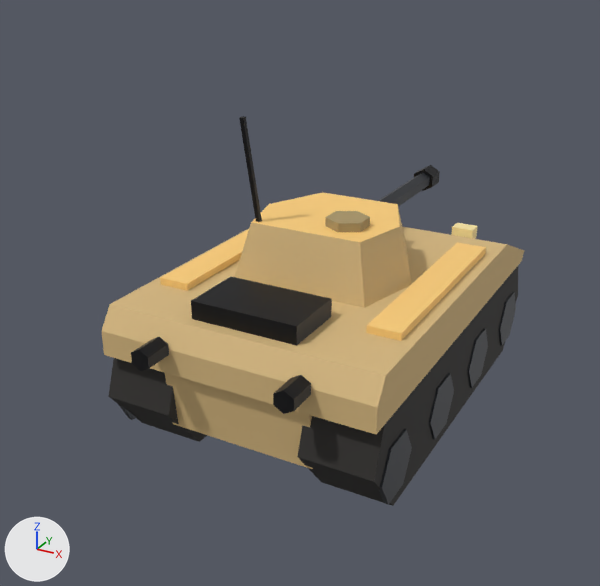
The glTF model assets/models/ironbound/units/tank_light.glb, before and after one commit.
Before and after are seen from a 50 mm camera at (1.0, -2.05, 1.31) aimed at (-0.1, -0.06, 0.31). The axes (+X, +Y, +Z) are drawn at lower left. The lights are the same throughout. The picture after the commit comes second. Where no turn or scale is listed for an object, it has been applied to the vertices. Vertices at exactly the same position are counted once.

The scene before the commit, as lines of its bpy script (objects in view):
```python
mat_lamp = principled_material('Lamp')
mat_lamp.base_color = (1.0, 0.828, 0.38)  # beige #ffeba6
mat_lamp.roughness = 0.4
mat_teamcolor = principled_material('TeamColor')
mat_teamcolor.base_color = (0.977, 0.621, 0.196)  # orange #fccf7a
mat_teamcolor.roughness = 0.7
me_tank_light = bpy.data.meshes.new('tank_light')
me_tank_light.from_pydata(...)  # 204 vertices, 332 faces; spans x -0.396..0.396, y -0.68..0.62, z 0.0..0.46
# faces by material slot: [40, 160, 32, 24, 24, 52]
me_tank_light.materials.append(mat_track)  # black #2b2926
me_tank_light.materials.append(mat_gunmetal)  # dark grey #3d4045
me_tank_light.materials.append(mat_sandpaint)  # beige #d6b87f
me_tank_light.materials.append(mat_teamcolor)  # orange #fccf7a
me_tank_light.materials.append(mat_lamp)  # beige #ffeba6
me_tank_light.materials.append(mat_darkmetal)  # black #1f1f21
me_turret = bpy.data.meshes.new('Turret')
me_turret.from_pydata(...)  # 64 vertices, 104 faces; spans x -0.25..0.25, y -0.22..0.77, z 0.0..0.451
# faces by material slot: [16, 4, 32, 20, 32]
me_turret.materials.append(mat_sandpaint)  # beige #d6b87f
me_turret.materials.append(mat_teamcolor)  # orange #fccf7a
me_turret.materials.append(mat_khaki)  # brown #a89466
me_turret.materials.append(mat_gunmetal)  # dark grey #3d4045
me_turret.materials.append(mat_darkmetal)  # black #1f1f21
ob_tank_light = bpy.data.objects.new('tank_light', me_tank_light)
ob_tank_light.location = (0.0, 0.0, 0.0)
ob_turret = bpy.data.objects.new('Turret', me_turret)
ob_turret.location = (0.0, -0.04, 0.41)
```
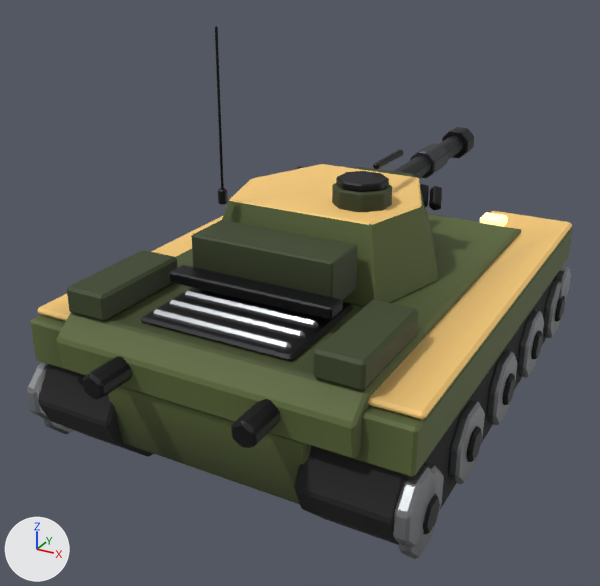
Edits to the bpy script that builds the scene:
```text
Change mat_teamcolor:
    where n0 = _N.new('ShaderNodeBsdfPrincipled'); n0.name = 'Principled BSDF'
    remove n0.inputs[0].default_value = (0.977, 0.621, 0.196, 1.0)  # 'Base Color', orange #fccf7a
    add n2 = _N.new('ShaderNodeMix'); n2.name = 'Mix'
    add n2.data_type = 'RGBA'
    add n2.blend_type = 'MULTIPLY'
    add n2.inputs[0].default_value = 1.0  # 'Factor'
    add n2.inputs[7].default_value = (0.977, 0.621, 0.196, 1.0)  # 'B', orange #fccf7a
    add n3 = _N.new('ShaderNodeVertexColor'); n3.name = 'Color Attribute'
    add _L.new(n2.outputs[2], n0.inputs[0])  # 'Result' to 'Base Color'
    add _L.new(n3.outputs[0], n2.inputs[6])  # 'Color' to 'A'
Change mat_lamp:
    where n0 = _N.new('ShaderNodeBsdfPrincipled'); n0.name = 'Principled BSDF'
    remove n0.inputs[0].default_value = (1.0, 0.828, 0.38, 1.0)  # 'Base Color', beige #ffeba6
    add n0.inputs[27].default_value = (1.0, 0.828, 0.38, 1.0)  # 'Emission Color', beige #ffeba6
    add n0.inputs[28].default_value = 1.2  # 'Emission Strength'
    add n2 = _N.new('ShaderNodeMix'); n2.name = 'Mix'
    add n2.data_type = 'RGBA'
    add n2.blend_type = 'MULTIPLY'
    add n2.inputs[0].default_value = 1.0  # 'Factor'
    add n2.inputs[7].default_value = (1.0, 0.828, 0.38, 1.0)  # 'B', beige #ffeba6
    add n3 = _N.new('ShaderNodeVertexColor'); n3.name = 'Color Attribute'
    add _L.new(n2.outputs[2], n0.inputs[0])  # 'Result' to 'Base Color'
    add _L.new(n3.outputs[0], n2.inputs[6])  # 'Color' to 'A'
Add mat_hullolivedark:
    mat_hullolivedark = bpy.data.materials.new('HullOliveDark')
    # nodes: BsdfPrincipled, Mix, OutputMaterial, VertexColor
    # colours: dark green #3b4526, mixed with the vertex colours
Add mat_hullolive:
    mat_hullolive = bpy.data.materials.new('HullOlive')
    # nodes: BsdfPrincipled, Mix, OutputMaterial, VertexColor
    # colours: dark green #5c6938, mixed with the vertex colours
Add mat_tread:
    mat_tread = bpy.data.materials.new('Tread')
    # nodes: BsdfPrincipled, Mix, OutputMaterial, VertexColor
    # colours: black #1f1c1c, mixed with the vertex colours
Add mat_metal:
    mat_metal = bpy.data.materials.new('Metal')
    # nodes: BsdfPrincipled, Mix, OutputMaterial, VertexColor
    # colours: grey #949699, mixed with the vertex colours
Change me_tank_light:
    remove me_tank_light.from_pydata(...)  # 204 vertices, 332 faces; spans x -0.396..0.396, y -0.68..0.62, z 0.0..0.46
    remove me_tank_light.materials.append(mat_track)  # black #2b2926
    remove me_tank_light.materials.append(mat_gunmetal)  # dark grey #3d4045
    remove me_tank_light.materials.append(mat_sandpaint)  # beige #d6b87f
    add me_tank_light.from_pydata(...)  # 1578 vertices, 2980 faces; spans x -0.54..0.54, y -0.85..0.747, z 0.0..0.51
    me_tank_light part 1: the loose piece of 12 vertices spanning x -0.39..-0.19, y -0.6..0.6, z 0.0..0.28 is rebuilt with 44 vertices and now spans x -0.5..-0.26, y -0.747..0.747, z 0.0..0.3, in mat_tread
    me_tank_light part 2: the loose piece of 12 vertices spanning x -0.39..0.39, y -0.6..0.62, z 0.28..0.41 is rebuilt with 34 vertices and now spans x -0.404..0.404, y -0.749..0.747, z 0.3..0.44, in mat_hullolive
    me_tank_light part 3: the loose piece of 12 vertices spanning x 0.19..0.39, y -0.6..0.6, z 0.0..0.28 is rebuilt with 44 vertices and now spans x 0.26..0.5, y -0.747..0.747, z 0.0..0.3, in mat_tread
    me_tank_light part 4: the loose piece of 8 vertices spanning x -0.21..0.21, y -0.58..0.6, z 0.1..0.28 is rebuilt with 24 vertices and now spans x -0.28..0.28, y -0.729..0.726, z 0.1..0.3, in mat_hullolive
    me_tank_light part 5: 15 loose pieces with 160 vertices, spanning x -0.396..0.396, y -0.68..0.566, z 0.038..0.46, are deleted
    me_tank_light part 6: 1432 vertices added at x -0.54..0.54, y -0.85..0.74, z 0.028..0.51
    add me_tank_light.materials.append(mat_tread)
    add me_tank_light.materials.append(mat_metal)
    add me_tank_light.materials.append(mat_hullolive)
    add me_tank_light.materials.append(mat_hullolivedark)
Change me_turret:
    remove me_turret.from_pydata(...)  # 64 vertices, 104 faces; spans x -0.25..0.25, y -0.22..0.77, z 0.0..0.451
    remove me_turret.materials.append(mat_sandpaint)  # beige #d6b87f
    add me_turret.from_pydata(...)  # 538 vertices, 1012 faces; spans x -0.328..0.328, y -0.49..1.08, z 0.0..0.65
    me_turret part 7: the loose piece of 12 vertices spanning x -0.25..0.25, y -0.22..0.2, z 0.0..0.16 is rebuilt with 36 vertices and now spans x -0.328..0.328, y -0.299..0.259, z 0.0..0.2
    me_turret part 8: the loose piece of 12 vertices spanning x -0.035..0.035, y 0.7..0.77, z 0.04..0.12 is deleted
    me_turret part 9: the loose piece of 12 vertices spanning x 0.028..0.132, y -0.14..-0.02, z 0.15..0.185 is deleted
    me_turret part 10: the loose piece of 8 vertices spanning x -0.176..-0.144, y -0.206..-0.154, z 0.149..0.451 is deleted
    me_turret part 11: 12 vertices removed from x -0.024..0.024, y 0.22..0.74, z 0.052..0.108; 502 vertices added at x -0.256..0.255, y -0.49..1.08, z 0.03..0.65
    other edits to the shape of me_turret do not show in these pictures
    remove me_turret.materials.append(mat_khaki)  # brown #a89466
    add me_turret.materials.append(mat_hullolive)
    add me_turret.materials.append(mat_hullolivedark)
Change ob_turret:
    ob_turret.location: (0.0, -0.04, 0.41) -> (0.0, -0.02, 0.44)
```

What differs and where, as boxes [x1, y1, x2, y2] in the pictures (600 x 586 px):
'tank_light', recoloured, reshaped (29% wider, 23% taller): before [102, 223, 524, 506]; after [27, 211, 573, 559]
'Turret', recoloured, reshaped, moved (48% wider, 52% taller): before [235, 116, 440, 308]; after [170, 26, 474, 319]
part 1 of me_tank_light, rebuilt: before [108, 358, 207, 442]; after [38, 364, 153, 457]
part 2 of me_tank_light, rebuilt (10% wider, 18% taller): before [102, 227, 524, 434]; after [57, 214, 521, 458]
part 3 of me_tank_light, rebuilt: before [297, 266, 518, 506]; after [294, 277, 555, 545]
part 4 of me_tank_light, rebuilt (37% wider, 23% taller): before [165, 373, 313, 469]; after [108, 386, 311, 504]
part 5 of me_tank_light, deleted: before [118, 223, 516, 505]
part 6 of me_tank_light, added: after [27, 211, 573, 559]
part 7 of me_turret, rebuilt: before [235, 192, 412, 308]; after [222, 164, 438, 307]
part 8 of me_turret, deleted: before [414, 165, 440, 191]
part 9 of me_turret, deleted (brown): before [325, 211, 370, 232]
part 10 of me_turret, deleted (black): before [239, 116, 262, 222]
part 11 of me_turret, built on: before [378, 173, 430, 207]; after [170, 26, 474, 319]
